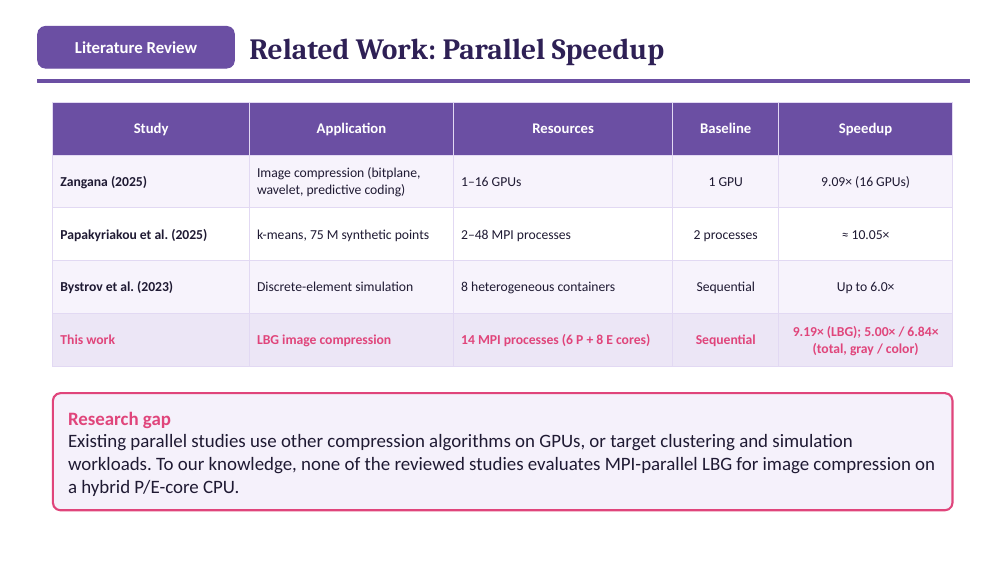
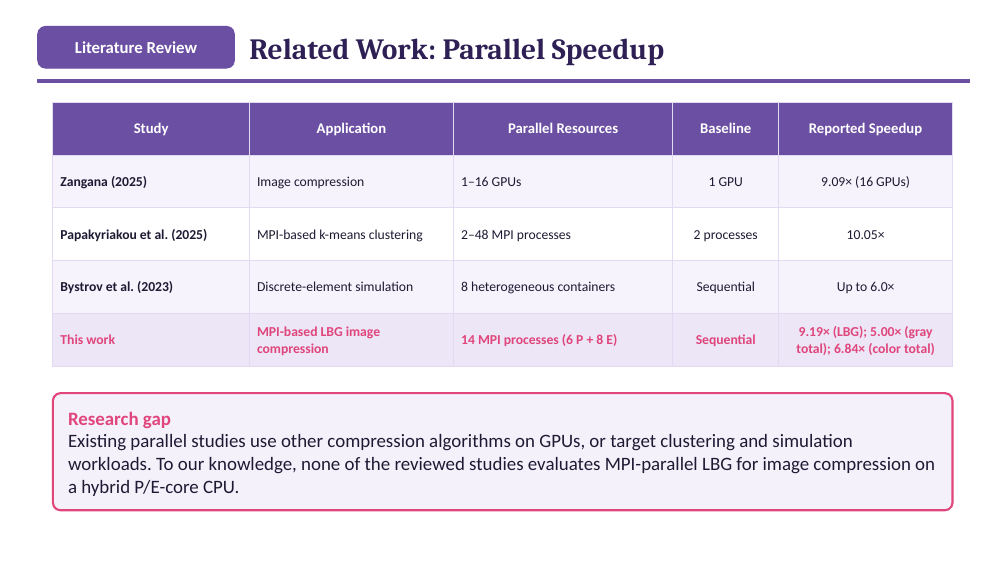
Before and after one commit to ibtihal-cpu/mihk, a slide deck: slide 7 of results/seminar/figs/Seminar_Ibtihal_FINAL.pptx. Drawn at 1008x567 pixels with LibreOffice and Linux fonts; fonts in the diff are those of the drawing. Boxes give left, top, right and bottom in pixels: in the first picture for what was removed or moved away, otherwise in the second. Text is boxed around its words. In the diff, an @@ line names an element or a change of style, - is before the commit and + after.

```diff
--- a/results/seminar/figs/Seminar_Ibtihal_FINAL.pptx
+++ b/results/seminar/figs/Seminar_Ibtihal_FINAL.pptx
@@ table at [53, 102, 953, 359] @@
-row 1, column 3: Resources
+row 1, column 3: Parallel Resources
-row 1, column 5: Speedup
+row 1, column 5: Reported Speedup
-row 2, column 2: Image compression (bitplane, wavelet, predictive coding)
+row 2, column 2: Image compression
-row 3, column 2: k-means, 75 M synthetic points
+row 3, column 2: MPI-based k-means clustering
-row 3, column 5: ≈ 10.05×
+row 3, column 5: 10.05×
-row 5: This work | LBG image compression | 14 MPI processes (6 P + 8 E cores) | Sequential | 9.19× (LBG); 5.00× / 6.84× (total, gray / color)
+row 5: This work | MPI-based LBG image compression | 14 MPI processes (6 P + 8 E) | Sequential | 9.19× (LBG); 5.00× (gray total); 6.84× (color total)
```
Also in this commit, not shown: 2 other files.
